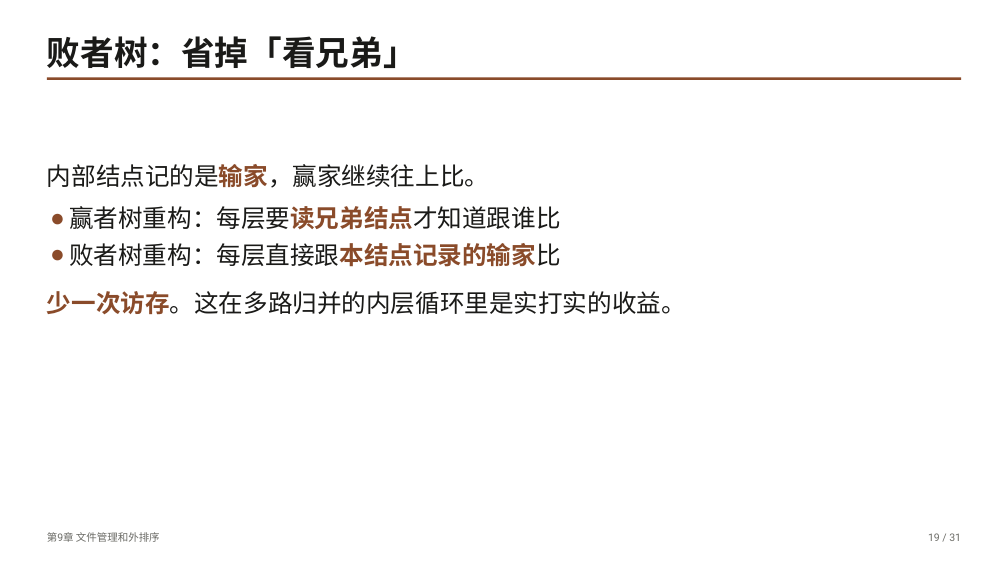
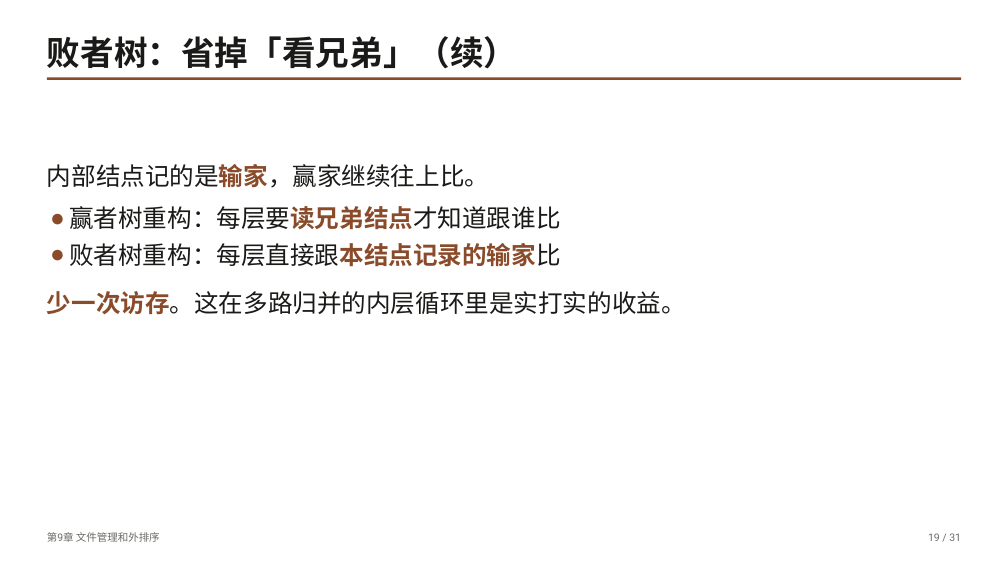
Before and after one commit to GMyhf/dsa-modernization, a slide deck: slide 19 of book/slides/pptx/ch09-external-sort.pptx. Drawn at 1008x567 pixels with LibreOffice and Linux fonts; fonts in the diff are those of the drawing. Boxes give left, top, right and bottom in pixels: in the first picture for what was removed or moved away, otherwise in the second. Text is boxed around its words. In the diff, an @@ line names an element or a change of style, - is before the commit and + after.

```diff
--- a/book/slides/pptx/ch09-external-sort.pptx
+++ b/book/slides/pptx/ch09-external-sort.pptx
@@ text at (47, 36, 518, 69): text changed @@
-败者树：省掉「看兄弟」
+败者树：省掉「看兄弟」（续）
```
Also in this commit, not shown: 1 other slide changed, 26 other files.
